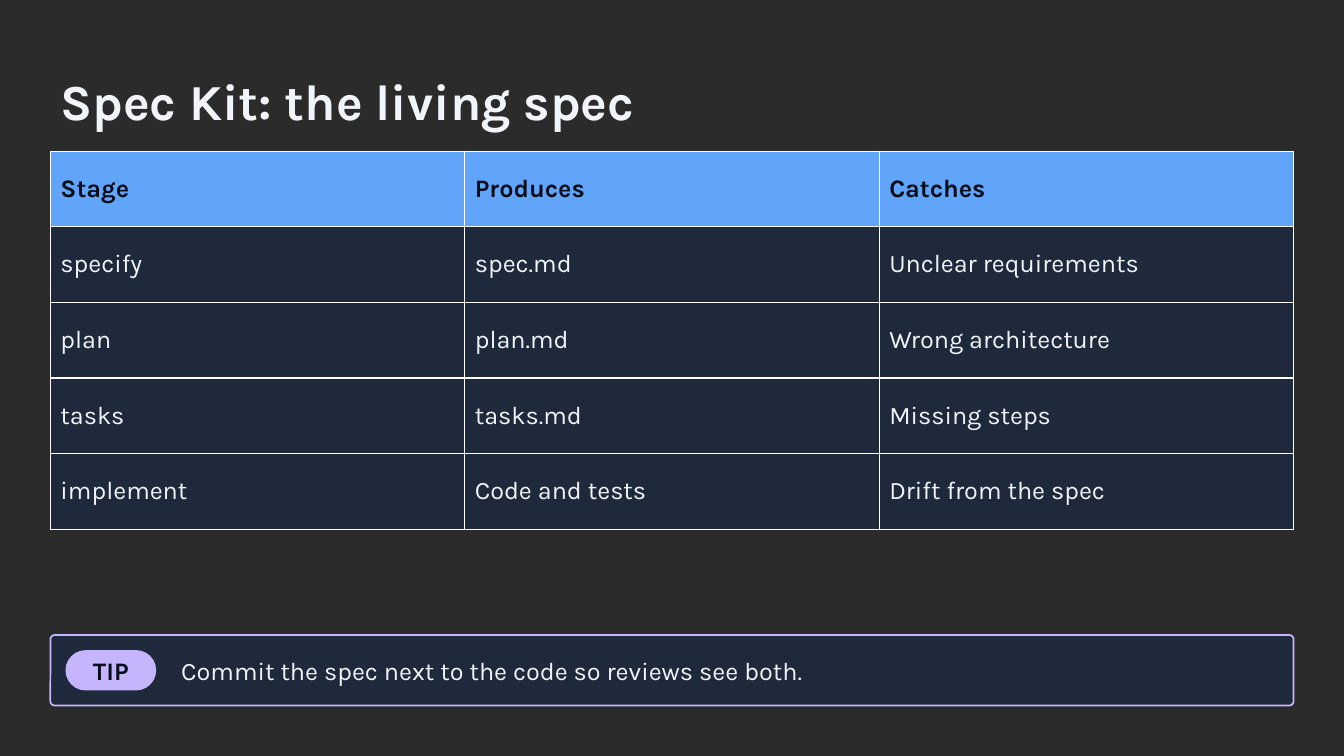
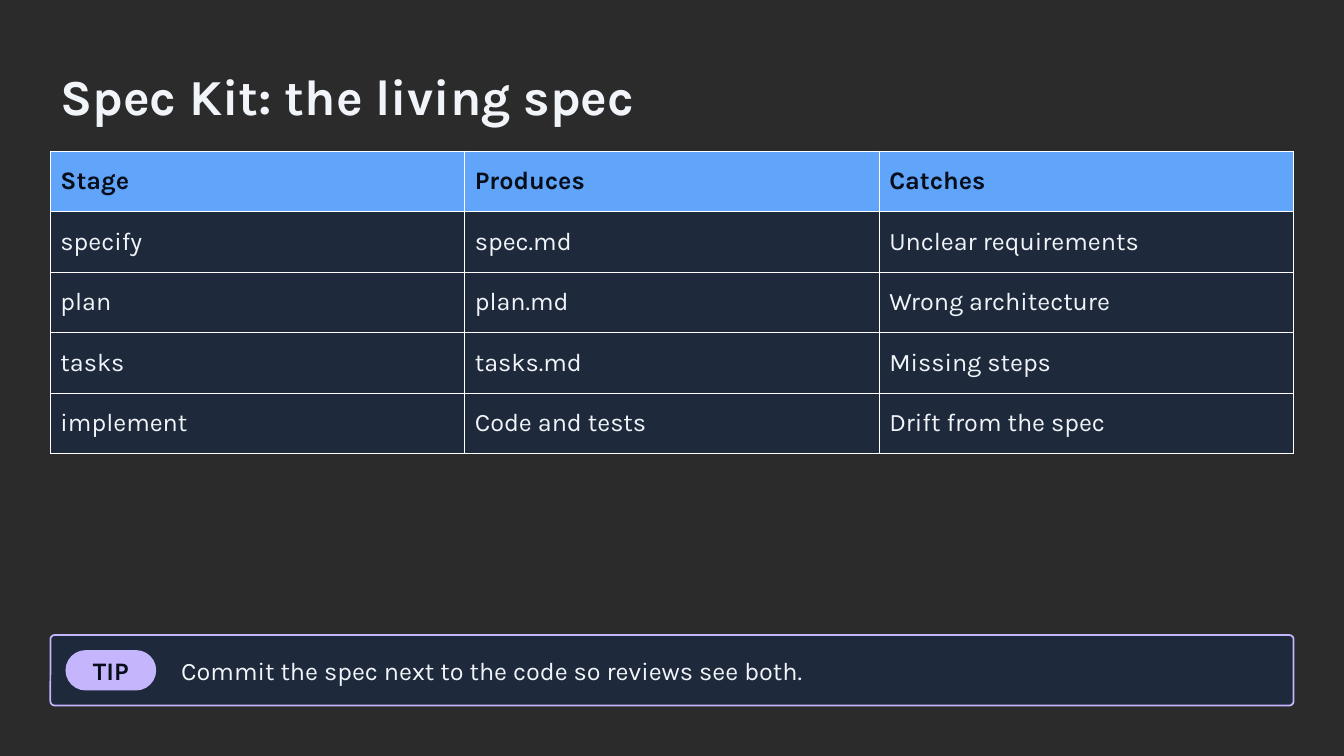
Before and after one commit to ronyronen/speckit-claude-presentation, a slide deck: slide 9 of presentation/speckit-workshop.pptx. Drawn at 1344x756 pixels with LibreOffice and Linux fonts; fonts in the diff are those of the drawing; background and template pictures are left out; a plain dark background stands for a picture behind light text. Boxes give left, top, right and bottom in pixels: in the first picture for what was removed or moved away, otherwise in the second. Text is boxed around its words. In the diff, an @@ line names an element or a change of style, - is before the commit and + after.

```diff
--- a/presentation/speckit-workshop.pptx
+++ b/presentation/speckit-workshop.pptx
@@ text "Spec Kit: the living spec" moved from (x1=60, y1=84, x2=635, y2=133) to (x1=60, y1=79, x2=635, y2=128) @@
@@ table resized from (x1=50, y1=151, x2=1294, y2=529) to (x1=50, y1=151, x2=1294, y2=454) @@
```
Also in this commit, not shown: 29 other slides changed, 3 other files.
